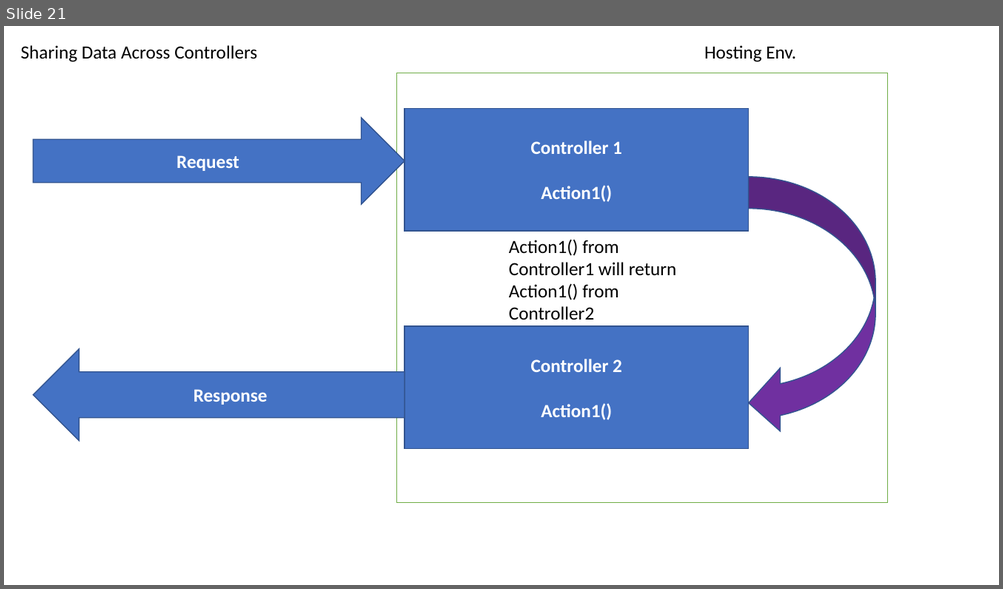
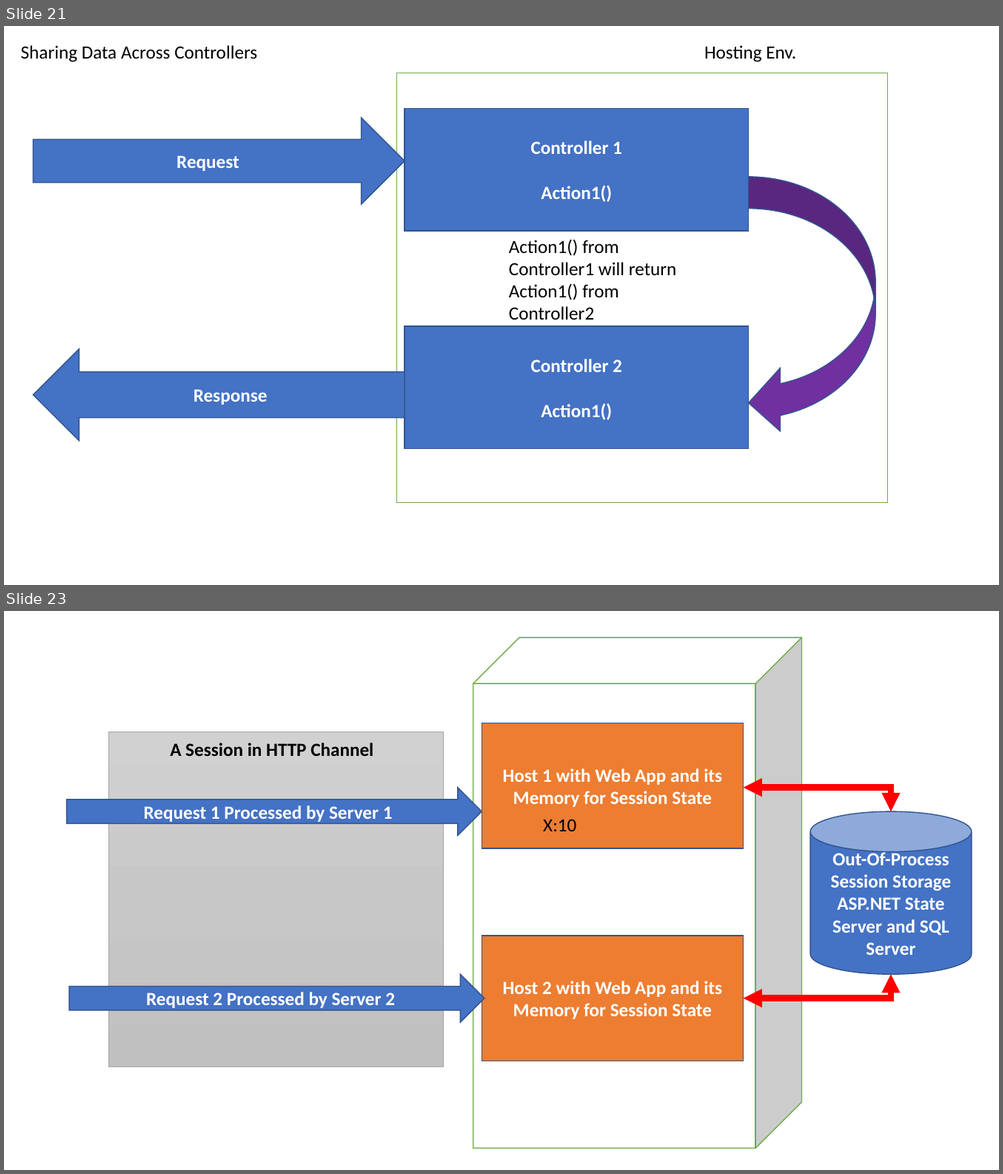
Before and after one commit to maheshsabnis/mbaspnetcore, a slide deck: mbaspnetcore6/MB_Training_Images.pptx. Shown one above the other, each under a label of ours: slide 21 before the commit, slides 21 and 23 after it; the slides between them are not shown. The pictures are 1003x589 and 1003x1174 pixels, drawn with LibreOffice and Linux fonts; fonts in the diff are those of the drawing. Boxes give left, top, right and bottom in pixels: in the first picture for what was removed or moved away, otherwise in the second. Text is boxed around its words. In the diff, an @@ line names an element or a change of style, - is before the commit and + after.

```diff
--- a/mbaspnetcore6/MB_Training_Images.pptx
+++ b/mbaspnetcore6/MB_Training_Images.pptx
@@ slide 23 added at (4,611,999,1170), background #FFFFFF @@
@@ cube added at (473,638,802,1149), fill #FFFFFF, outline #70AD47 1 pt @@
@@ rectangle added at (108,732,443,1067), fill gradient #D2D2D2 to #C8C8C8 to #C0C0C0, outline #A5A5A5 0.5 pt @@
@@ text added at (170,743,373,756), 18 pt, text #000000, bold @@
+A Session in HTTP Channel
@@ rectangle added at (481,723,743,849), fill #ED7D31, outline #325491 1 pt, 18 pt, text #FFFFFF, bold @@
+Host 1 with Web App and its Memory for Session State
@@ right arrow added at (67,788,481,835), fill #4472C4, outline #325491 1 pt, 18 pt, text #FFFFFF, bold @@
+Request 1 Processed by Server 1
@@ elbow double arrow added from (743, 788) to (891, 812), #FF0000 6 pt @@
@@ text added at (543,819,576,832), 18 pt, text #000000 @@
+X:10
@@ cylinder added at (810,812,971,974), fill #4472C4, outline #325491 1 pt, 18 pt, text #FFFFFF, bold @@
+Out-Of-Process Session Storage
+ASP.NET State Server and SQL Server
@@ rectangle added at (481,937,743,1062), fill #ED7D31, outline #325491 1 pt, 18 pt, text #FFFFFF, bold @@
+Host 2 with Web App and its Memory for Session State
@@ right arrow added at (69,974,484,1022), fill #4472C4, outline #325491 1 pt, 18 pt, text #FFFFFF, bold @@
+Request 2 Processed by Server 2
@@ elbow double arrow added from (743, 999) to (891, 974), #FF0000 6 pt @@
```
Also in this commit, not shown: 1 slide changed, 8 other slides added, 1 other file.
